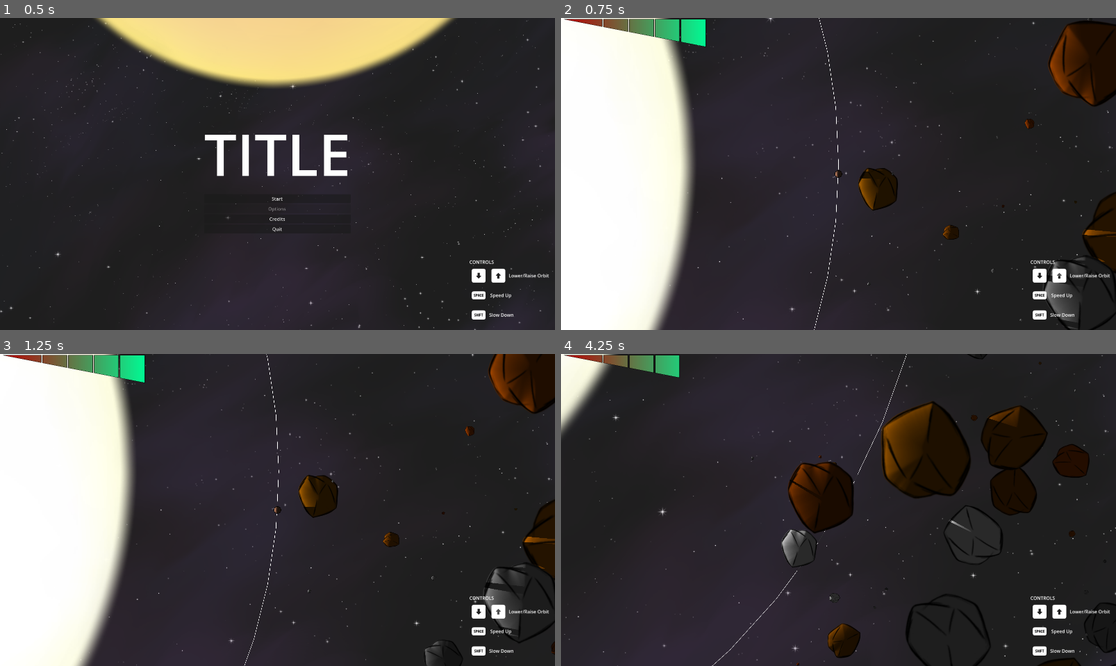
Above: before the commit, frames 1-4 (two rows, left to right).
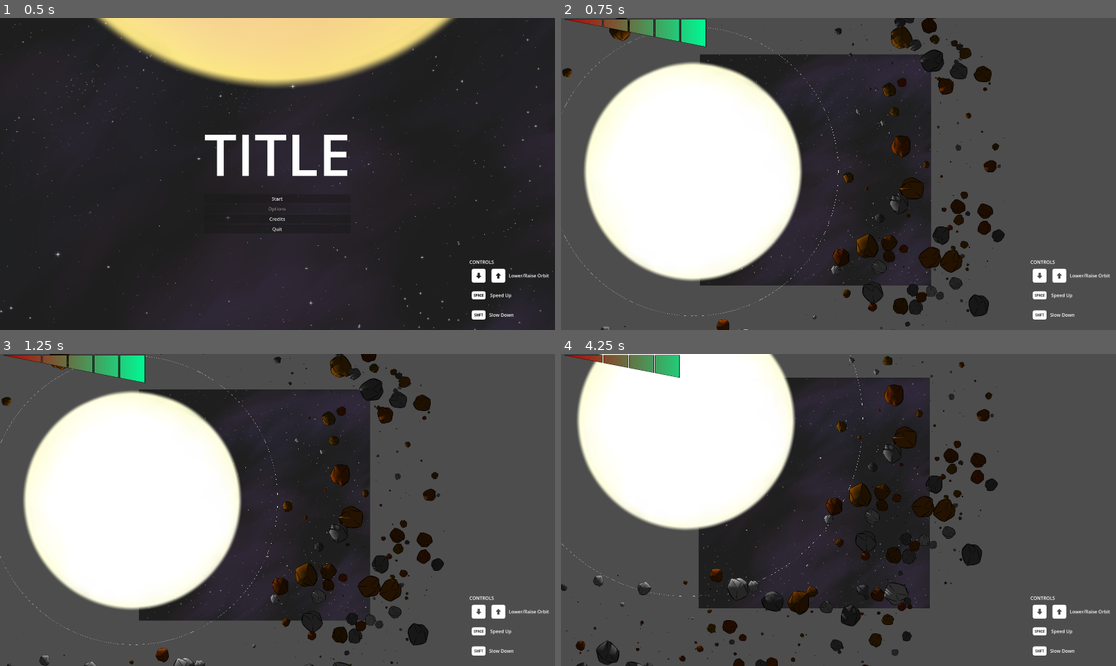
Above: after the commit, the same moments.

Repository: Aroweeri/gmtk2025
Game: Godot game, scene res://scenes/MainMenu.tscn
Same seed, same stepped clock (60 frames per second), same inputs: the game is played once before the commit and once after it.
Inputs:
- Up to frame 1 (0.5 s): no input
- Up to frame 2 (0.75 s): click "Start" at 0.5 s
- Up to frame 3 (1.25 s): no input
- Up to frame 4 (4.25 s): hold Up (ui_up) 1.28-2.03 s; hold Space (boost) 1.28-2.03 s; hold Down (ui_down) 2.03-2.78 s; tap Shift (slow) at 2.1, 3.6 s; hold Space (boost) 2.78-3.53 s; hold Up (ui_up) from 2.78 s (still down)

Frame 1 is identical in both runs. In frame 2, 71% of the frame differs, in the area x 0-100%, y 0-100%; in frame 3, 71%; in frame 4, 80%.

Commit message:
Snowball player after a certain point to end the game.

Diff:
--- a/scenes/Main.tscn
+++ b/scenes/Main.tscn
@@ -94,7 +94,7 @@
 occluder = SubResource("OccluderPolygon2D_wp0k4")
 
 [node name="Camera2D" type="Camera2D" parent="PlayerRotator/Player"]
-zoom = Vector2(0.2, 0.2)
+zoom = Vector2(0.05, 0.05)
 
 [node name="StaticBody2D" type="Area2D" parent="PlayerRotator/Player"]
 
@@ -185,4 +185,5 @@
 
 [connection signal="ateAsteroid" from="PlayerRotator/Player" to="." method="_on_player_ate_asteroid"]
 [connection signal="healthLost" from="PlayerRotator/Player" to="." method="_on_player_health_lost"]
+[connection signal="isSnowballing" from="PlayerRotator/Player" to="PlayerRotator" method="_on_player_is_snowballing"]
 [connection signal="playerDied" from="PlayerRotator/Player" to="." method="_on_player_player_died"]
--- a/scenes/main.gd
+++ b/scenes/main.gd
@@ -70,6 +70,7 @@
 		#add to scene so it'll be actually be visible
 		add_child(newObstacle)
 
+	$PlayerRotator/Player.massInLevel = TotaltoWin
 	#Layer 2
 	#for i in range(1000):
 #
@@ -135,6 +136,6 @@
 func _on_player_ate_asteroid() -> void:
 	$CollectSFX.play();
 	var PlayerMass = size_to_mass($PlayerRotator/Player.size)
-	if(PlayerMass >= TotaltoWin*0.0001):
+	if(PlayerMass >= TotaltoWin*0.9/3):
 		get_tree().change_scene_to_file("res://scenes/Win.tscn")
-	print("%.0f out of %.0f" % [PlayerMass, TotaltoWin*0.0001])
+	#print("%.0f out of %.0f" % [PlayerMass, TotaltoWin*0.9/2])
--- a/scripts/player.gd
+++ b/scripts/player.gd
@@ -3,12 +3,14 @@
 signal healthLost
 signal playerDied
 signal ateAsteroid
+signal isSnowballing
 
 var MINIMUM_HEIGHT = 7624
 var size=0
 var startingSize=0
 var health=4
 var speed=0
+var massInLevel
 
 #size is equivalent to diameter
 func size_to_mass(s):
@@ -23,9 +25,13 @@
 		#absorb
 		var bodyMass = size_to_mass(body.size)
 		var myMass = size_to_mass(size)
-		size = mass_to_size(bodyMass/2+myMass)
+		if(myMass > massInLevel/3*0.12):
+			#print("snowballing")
+			isSnowballing.emit()
+		size = mass_to_size(bodyMass/3+myMass)
 		$Sprite.scale = Vector2(size/startingSize,size/startingSize)
 		$StaticBody2D/CollisionShape2D.shape.radius = startingSize*(size/startingSize)
+		#$Camera2D.zoom
 		body.queue_free()
 		ateAsteroid.emit()
 	else:
@@ -34,7 +40,6 @@
 			playerDied.emit()
 		else:
 			healthLost.emit()
-			pass
 
 func _ready() -> void:
 	startingSize = $StaticBody2D/CollisionShape2D.shape.radius
--- a/scripts/rotator.gd
+++ b/scripts/rotator.gd
@@ -3,8 +3,14 @@
 var BASE_ROTATION_SPEED=2000
 var MAX_ROTATION_SPEED=0.003
 var additionalRotationSpeed=0
+var playerIsSnowballing=false;
+var snowballCounter=0
 
 func _physics_process(delta: float) -> void:
+
+	if(playerIsSnowballing and snowballCounter < 200):
+		BASE_ROTATION_SPEED+=60
+		snowballCounter+=1
 
 	#rotate faster/slower based on distance from center of world to player
 	var distance_to_player = self.global_position.distance_to($Player.global_position)
@@ -34,3 +40,6 @@
 	#print(additionalRotationSpeed)
 
 	rotate(rotate_amount + additionalRotationSpeed);
+
+func _on_player_is_snowballing() -> void:
+	playerIsSnowballing=true;
